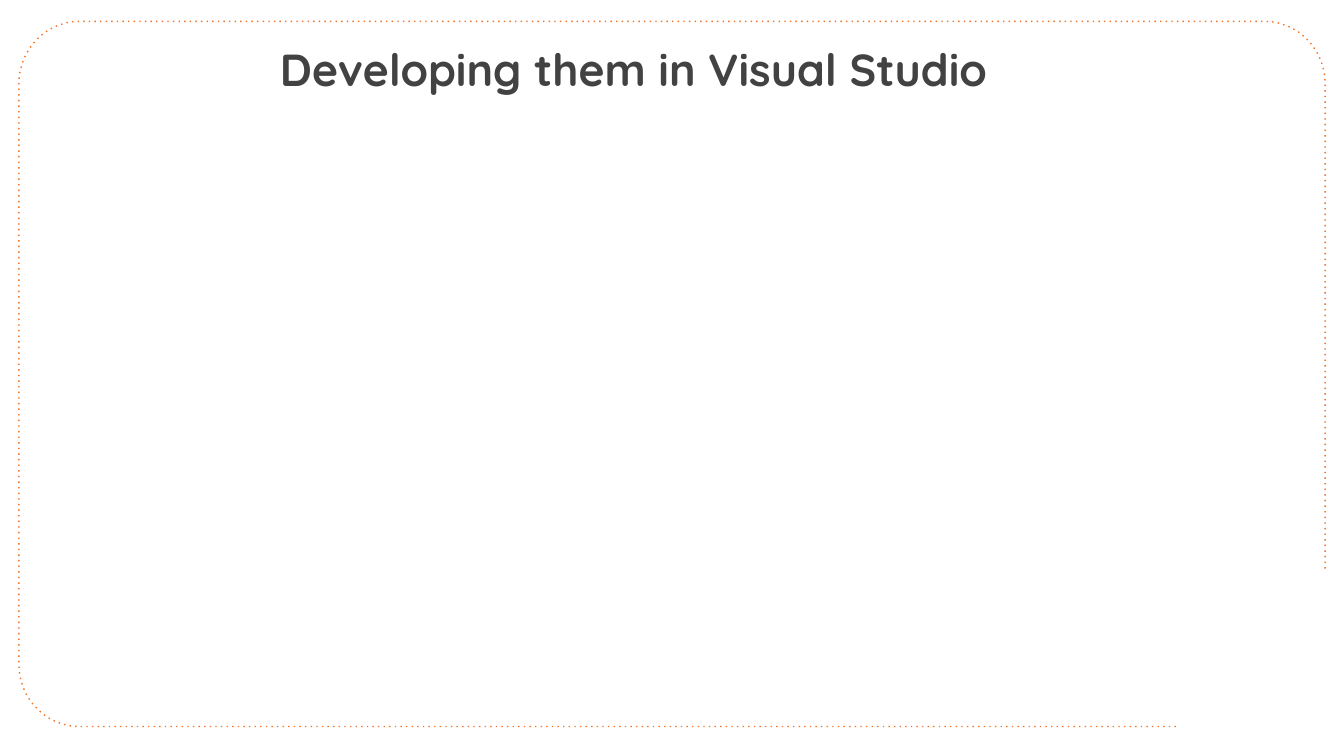
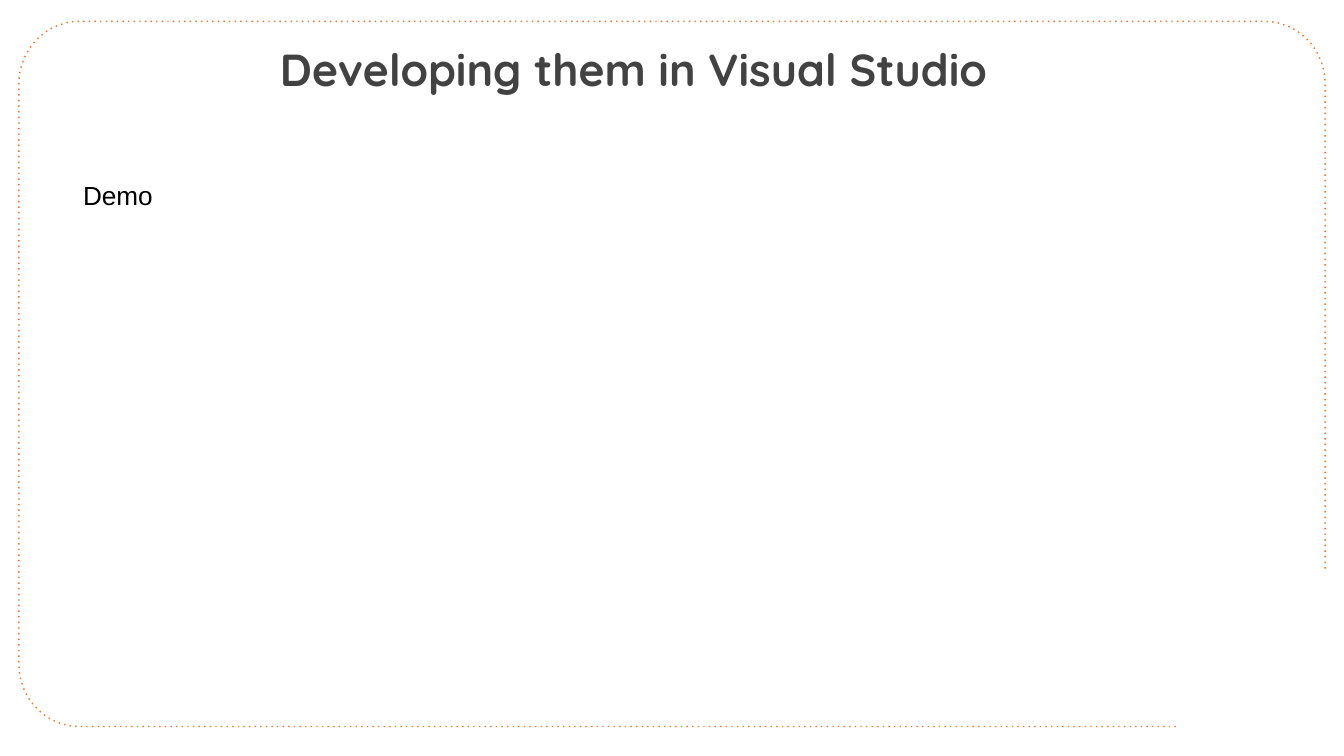
Before and after one commit to CloudSpecOps/Serverless-Architectures-with-Azure, a slide deck: slide 44 of Session Presentation/Azure-Serverless-Architecture-Session-Day-1.pptx (slide 43 before the commit). Drawn at 1344x756 pixels with LibreOffice and Linux fonts; fonts in the diff are those of the drawing; background and template pictures are left out. Boxes give left, top, right and bottom in pixels: in the first picture for what was removed or moved away, otherwise in the second. Text is boxed around its words. In the diff, an @@ line names an element or a change of style, - is before the commit and + after.

```diff
--- a/Session Presentation/Azure-Serverless-Architecture-Session-Day-1.pptx
+++ b/Session Presentation/Azure-Serverless-Architecture-Session-Day-1.pptx
@@ text added at (83, 187, 153, 206), 28 pt, text #000000 @@
+Demo
```
Also in this commit, not shown: 7 other slides changed, 1 slide added.
